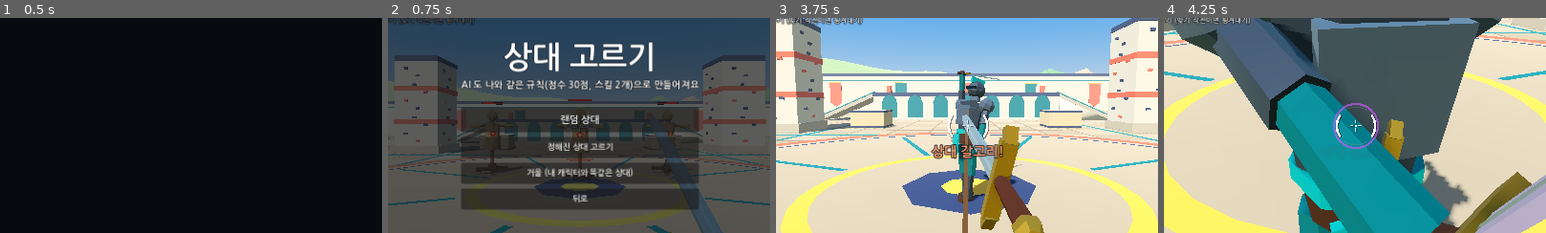
Above: before the commit, frames 1-4 (left to right).
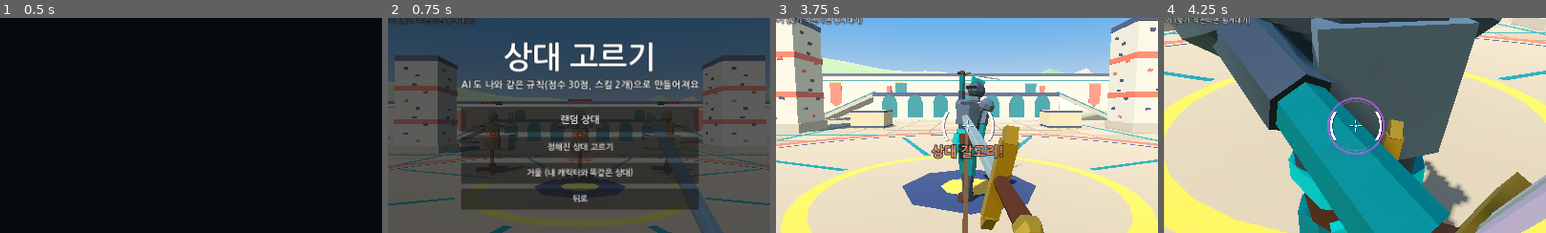
Above: after the commit, the same moments.

Repository: Dinosaur-894985/Champion
Game: Godot game, scene res://scenes/main.tscn
Same seed, same stepped clock (60 frames per second), same inputs: the game is played once before the commit and once after it.
Inputs (mouse positions are % of the whole screen's width and height, from its top left):
- Up to frame 1 (0.5 s): no input
- Up to frame 2 (0.75 s): click "AI와 대결" at 0.5 s
- Up to frame 3 (3.75 s): click "랜덤 상대" at 1.25 s; tap Enter at 2 s; move the mouse to (55, 50) at 2.02 s; hold Right mouse button (block) 2.03-2.78 s; hold W (move_forward) from 2.03 s (still down); click (55, 50) at 2.17 s; tap Space (jump) at 2.27, 2.75, 3.02 s; move the mouse to (45, 50) at 2.77 s; click (45, 50) at 2.85 s; right-click (45, 50) at 3.05 s; move the mouse to (52, 48) at 3.52 s; hold Right mouse button (block) from 3.53 s (still down)
- Up to frame 4 (4.25 s): keep holding W (move_forward); keep holding Right mouse button (block)
The pictures show only the part of the screen within x 25-75%, y 25-75%; the shares and areas given below are measured in that part.

Frame 1 is identical in both runs. In frame 3, 0.5% of the frame differs, in the area x 43-58%, y 38-63%; in frame 4, 1.3%, in the area x 42-58%, y 36-64%.

Commit message:
방향 표시를 조금 더 크게
Co-Authored-By: Claude Opus 5.5 <noreply@anthropic.com>
Claude-Session: https://claude.ai/code/session_01Au6hqnyo57Zn3Q7TrZhKs9

Diff:
--- a/scripts/ui/dir_indicator.gd
+++ b/scripts/ui/dir_indicator.gd
@@ -6,8 +6,8 @@
 ##   하얀 굵은 호           : 내가 막고 있는 방향
 ##   바깥쪽 청록 호         : 상대가 막고 있는 방향 → 다른 방향으로 베거나 잡아라
 
-const R := 40.0          # 안쪽 호 반지름
-const R_OUT := 54.0      # 상대 막기 표시 반지름
+const R := 52.0          # 안쪽 호 반지름
+const R_OUT := 70.0      # 상대 막기 표시 반지름
 const SPAN := 0.62       # 호 하나의 폭 (라디안의 절반)
 
 var player: Player
@@ -57,13 +57,13 @@
 	var c := size * 0.5
 	# 바탕: 세 방향 자리를 옅게
 	for dir in AttackDir.ALL:
-		_arc(c, R, dir, Color(1, 1, 1, 0.13), 2.0)
+		_arc(c, R, dir, Color(1, 1, 1, 0.18), 2.5)
 	# 내 막기
 	if player.blocking:
 		_arc(c, R, player.guard_dir, Color(1, 1, 1, 0.95), 5.0)
 	# 상대 막기
 	if opponent and is_instance_valid(opponent) and opponent.state == "block":
-		_arc(c, R_OUT, opponent.guard_dir, Color(0.3, 0.95, 0.9, 0.9), 4.0)
+		_arc(c, R_OUT, opponent.guard_dir, Color(0.3, 0.95, 0.9, 0.95), 6.0)
 	# 상대 공격 예고
 	if _enemy_dir == "grab":
 		var a := 0.45 + 0.55 * _enemy_k
